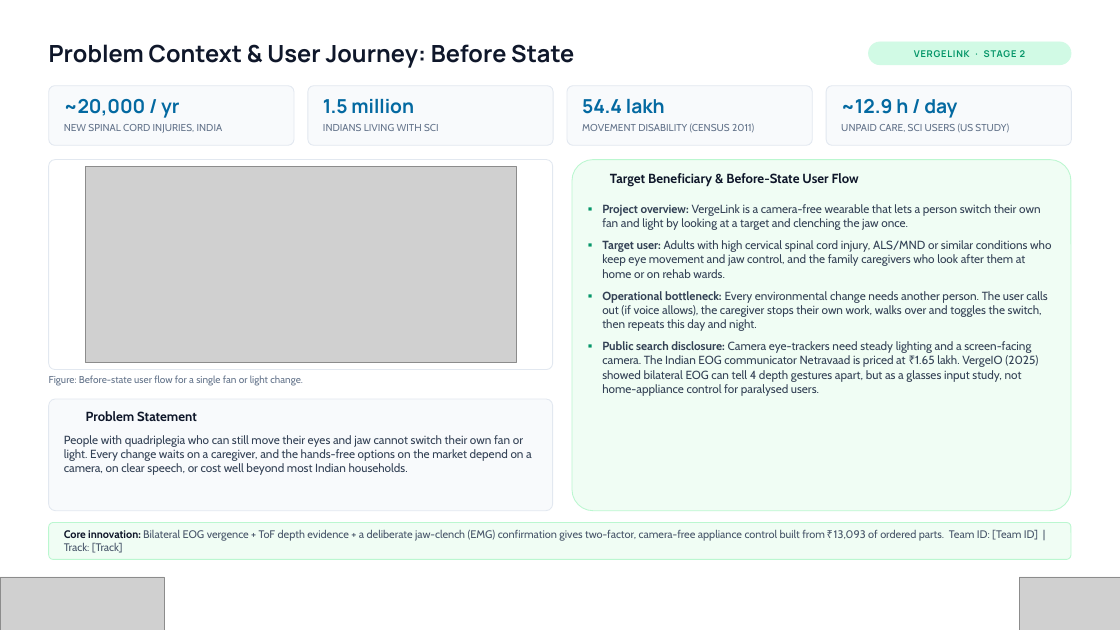
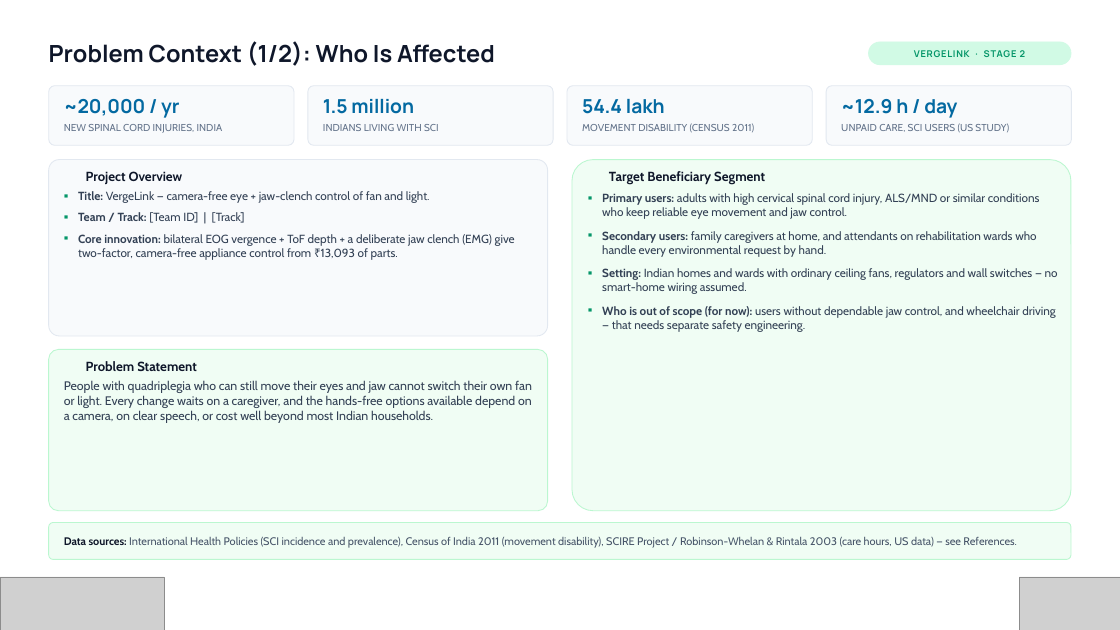
Before and after one commit to amalnathkp13-boop/vergelink, a slide deck: slide 2 of presentation/VergeLink_Vishwakarma_Stage2.pptx. Drawn at 1120x630 pixels with LibreOffice and Linux fonts; fonts in the diff are those of the drawing; grey boxes stand for pictures; background and template pictures are left out. Boxes give left, top, right and bottom in pixels: in the first picture for what was removed or moved away, otherwise in the second. Text is boxed around its words. In the diff, an @@ line names an element or a change of style, - is before the commit and + after.

Commit message:
Deck: expand to all 20 template slides (two-slide sections, evidence, summary)

```diff
--- a/presentation/VergeLink_Vishwakarma_Stage2.pptx
+++ b/presentation/VergeLink_Vishwakarma_Stage2.pptx
@@ text at (49, 41, 495, 66): text changed @@
-Problem Context & User Journey: Before State
+Problem Context (1/2): Who Is Affected
@@ rounded rectangle: place and size @@
-rounded rectangle at (49, 160, 553, 370)
+rounded rectangle at (49, 160, 548, 336)
@@ rounded rectangle at (49, 160, 548, 336): fill #FFFFFF to #F8FAFC; proportions changed @@
@@ picture removed at (86, 166, 517, 363) @@
@@ text added at (86, 171, 183, 184), 11.2 pt, text #0F172A, bold @@
+Project Overview
@@ text at (609, 171, 765, 185): text changed @@
-Target Beneficiary & Before-State User Flow
+Target Beneficiary Segment
@@ text added at (78, 191, 515, 260), 10.1 pt, text #334155 @@
+▪ Title: VergeLink — camera-free eye + jaw-clench control of fan and light.
+▪ Team / Track: [Team ID] | [Track]
+▪ Core innovation: bilateral EOG vergence + ToF depth + a deliberate jaw clench (EMG) give two-factor, camera-free appliance control from ₹13,093 of parts.
@@ text at (602, 193, 1058, 332): text changed @@
-▪ Project overview: VergeLink is a camera-free wearable that lets a person switch their own fan and light by looking at a target and clenching the jaw once.
-▪ Target user: Adults with high cervical spinal cord injury, ALS/MND or similar conditions who keep eye movement and jaw control, and the family caregivers who look after them at home or on rehab wards.
-▪ Operational bottleneck: Every environmental change needs another person. The user calls out (if voice allows), the caregiver stops their own work, walks over and toggles the switch, then repeats this day and night.
-▪ Public search disclosure: Camera eye-trackers need steady lighting and a screen-facing camera. The Indian EOG communicator Netravaad is priced at ₹1.65 lakh. VergeIO (2025) showed bilateral EOG can tell 4 depth gestures apart, but as a glasses input study, not home-appliance control for paralysed users.
+▪ Primary users: adults with high cervical spinal cord injury, ALS/MND or similar conditions who keep reliable eye movement and jaw control.
+▪ Secondary users: family caregivers at home, and attendants on rehabilitation wards who handle every environmental request by hand.
+▪ Setting: Indian homes and wards with ordinary ceiling fans, regulators and wall switches — no smart-home wiring assumed.
+▪ Who is out of scope (for now): users without dependable jaw control, and wheelchair driving — that needs separate safety engineering.
@@ rounded rectangle: place and size @@
-rounded rectangle at (49, 399, 553, 511)
+rounded rectangle at (49, 350, 548, 511)
@@ rounded rectangle at (49, 350, 548, 511): fill #F8FAFC to #F0FDF4; outline #E2E8F0 0.75 pt to #BBF7D0 0.75 pt @@
@@ text "Problem Statement": place and size @@
-text "Problem Statement" at (86, 411, 197, 421)
+text "Problem Statement" at (86, 361, 197, 371)
@@ text removed at (49, 375, 303, 386) @@
-Figure: Before-state user flow for a single fan or light change.
@@ text at (64, 380, 532, 423): text changed; size 10.1 to 10.6 pt @@
-People with quadriplegia who can still move their eyes and jaw cannot switch their own fan or light. Every change waits on a caregiver, and the hands-free options on the market depend on a camera, on clear speech, or cost well beyond most Indian households.
+People with quadriplegia who can still move their eyes and jaw cannot switch their own fan or light. Every change waits on a caregiver, and the hands-free options available depend on a camera, on clear speech, or cost well beyond most Indian households.
@@ text at (64, 537, 1016, 548): text changed @@
-Core innovation: Bilateral EOG vergence + ToF depth evidence + a deliberate jaw-clench (EMG) confirmation gives two-factor, camera-free appliance control built from ₹13,093 of ordered parts. Team ID: [Team ID] | Track: [Track]
+Data sources: International Health Policies (SCI incidence and prevalence), Census of India 2011 (movement disability), SCIRE Project / Robinson-Whelan & Rintala 2003 (care hours, US data) — see References.
```
Also in this commit, not shown: 10 other slides changed, 7 slides added, 2 other files.
